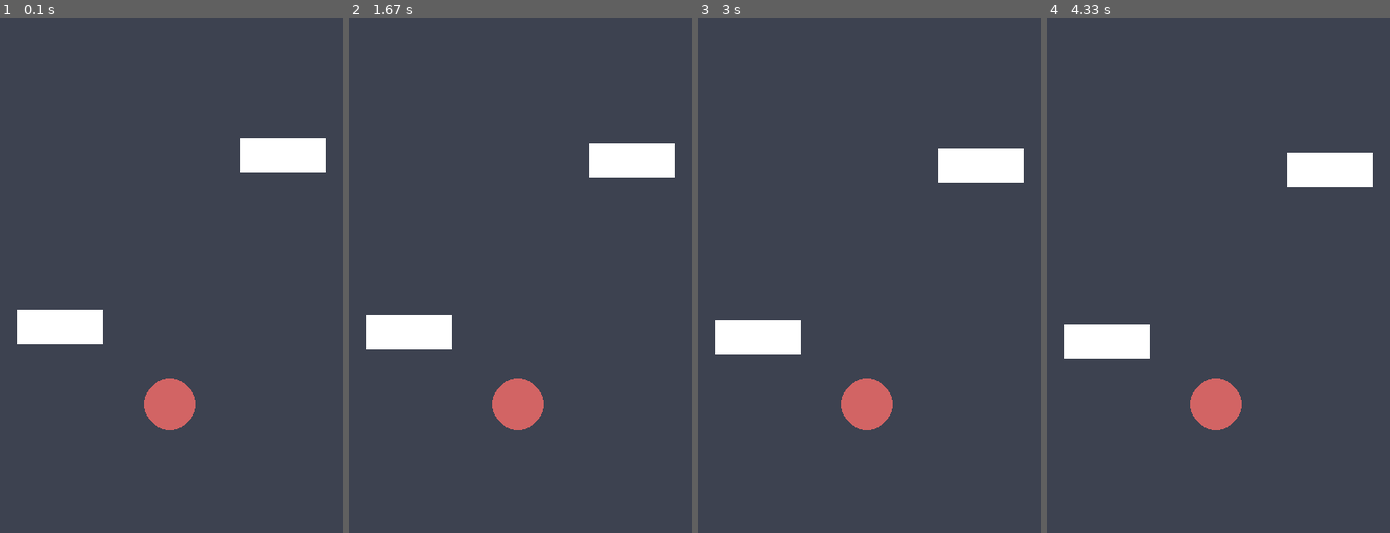
Above: before the commit, frames 1-4 (left to right).
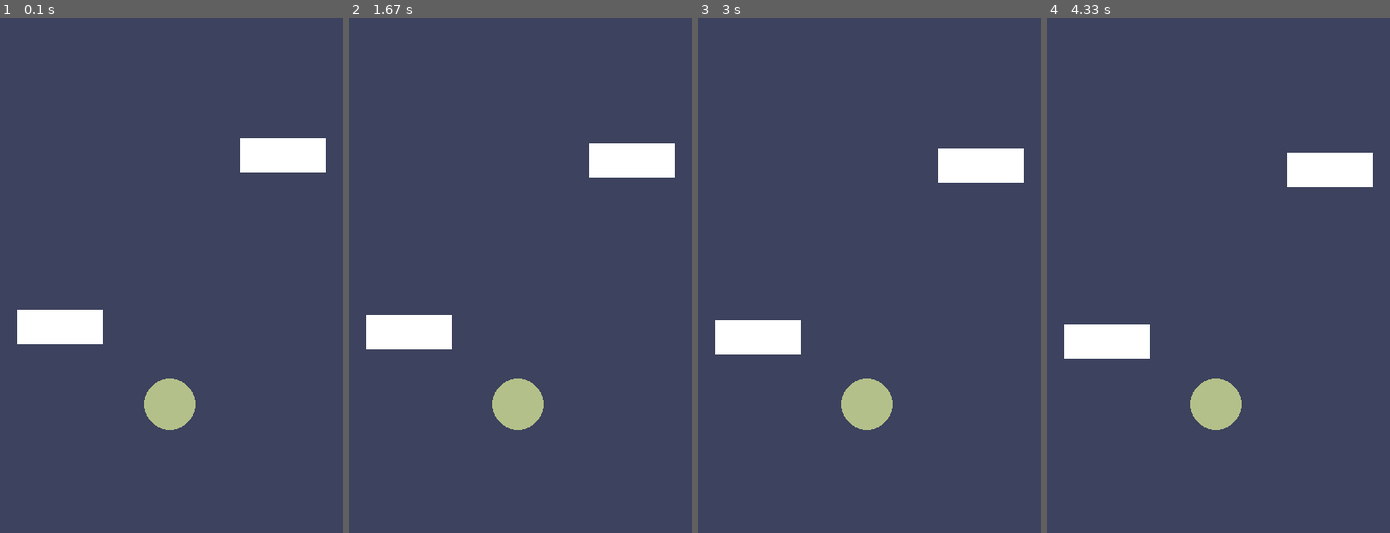
Above: after the commit, the same moments.

Repository: Cubical22/PyGameRepractice
Game: pygame game, started from index.py
The game is run twice, just before and just after one commit, with the same random seed, the same clock (stepped at 60 frames per second) and the same inputs.
Inputs (mouse positions are in pixels of both pictures, inside the frame that each line leads up to):
- Up to frame 1 (0.1 s): no input
- Up to frame 2 (1.67 s): click (520, 275) at 0.38 s; click (520, 306) at 0.72 s; click (414, 198) at 1.05 s; click (643, 455) at 1.38 s
- Up to frame 3 (3 s): click (876, 100) at 1.72 s; click (852, 409) at 2.05 s; click (859, 187) at 2.38 s; click (821, 167) at 2.72 s
- Up to frame 4 (4.33 s): click (1307, 229) at 3.05 s; click (1324, 265) at 3.38 s; click (1290, 182) at 3.72 s; click (1119, 177) at 4.05 s

The runs differ from the first frame. In frame 1, 1.2% of the frame differs, in the area x 42-57%, y 70-80%; in frame 2, 1.2%; in frame 3, 1.2%; in frame 4, 1.2%.

Commit message:
colors change cause sis wanted it :"

Diff:
--- a/Items/Player.py
+++ b/Items/Player.py
@@ -5,12 +5,12 @@
 def draw_player(window,animation_value):
     X1 = math.sin(animation_value) * 100 + SCREEN_SIZE[0]/2
     Y1 = SCREEN_SIZE[1] - 50 + math.cos(animation_value) * 100
-    pygame.draw.circle(window, (100, 130, 200),
+    pygame.draw.circle(window, (80, 136, 87),
                        (X1, Y1), CIRCLE_RADIUS)
 
     X2 = -math.sin(animation_value) * 100 + SCREEN_SIZE[0]/2
     Y2 = SCREEN_SIZE[1] - 50 - math.cos(animation_value) * 100
-    pygame.draw.circle(window, (210,100,100),
+    pygame.draw.circle(window, (180, 192, 137),
                        (X2, Y2), CIRCLE_RADIUS)
 
     return (X1, Y1),(X2, Y2)
--- a/index.py
+++ b/index.py
@@ -1,5 +1,6 @@
 import pygame
 import sys
+import math
 from constants import *
 from Items.OB.OB import OB
 from Items.GENERATOR.GENERATOR import Generator
@@ -53,11 +54,12 @@
             rotation_multiplier *= -1
 
     # clearing the view with a color
-    pygame.draw.rect(window, BG_COLOR, (0,0,SCREEN_SIZE[0],SCREEN_SIZE[1]))
+    bg = (BG_COLOR[0] + math.sin(animation_value) * 10, BG_COLOR[1], BG_COLOR[2] + math.cos(animation_value) * 15)
+    pygame.draw.rect(window, bg, (0,0,SCREEN_SIZE[0],SCREEN_SIZE[1]))
 
     # drawing the player balls (will be moved later)
     player_coordinates = Player.draw_player(window, animation_value)
-    # blue & red
+    # green & yellow
     # ((X1, Y1),(X2, Y2))
 
     # drawing OBs
Not shown, changed: color-picker.css
